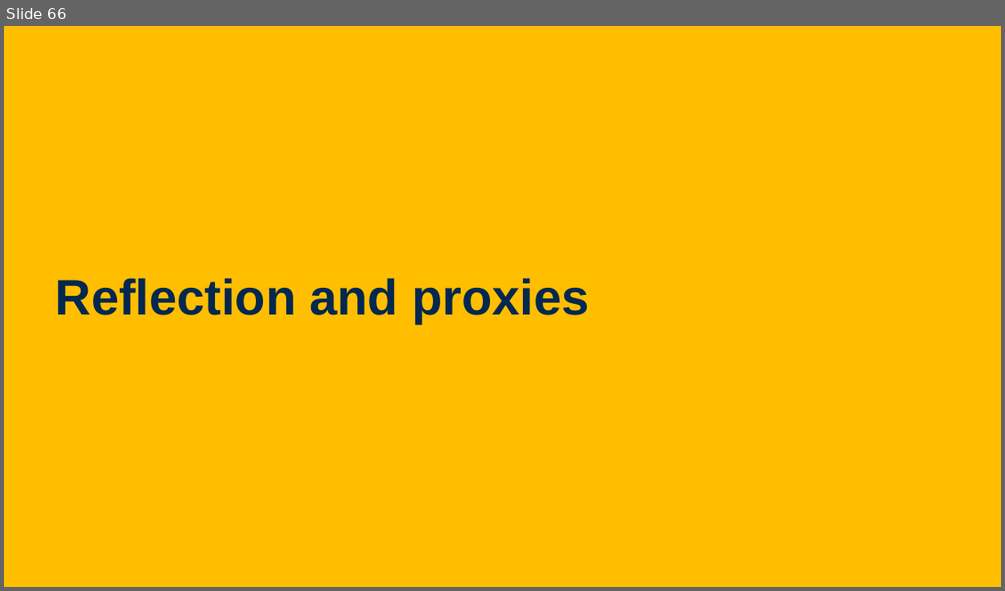
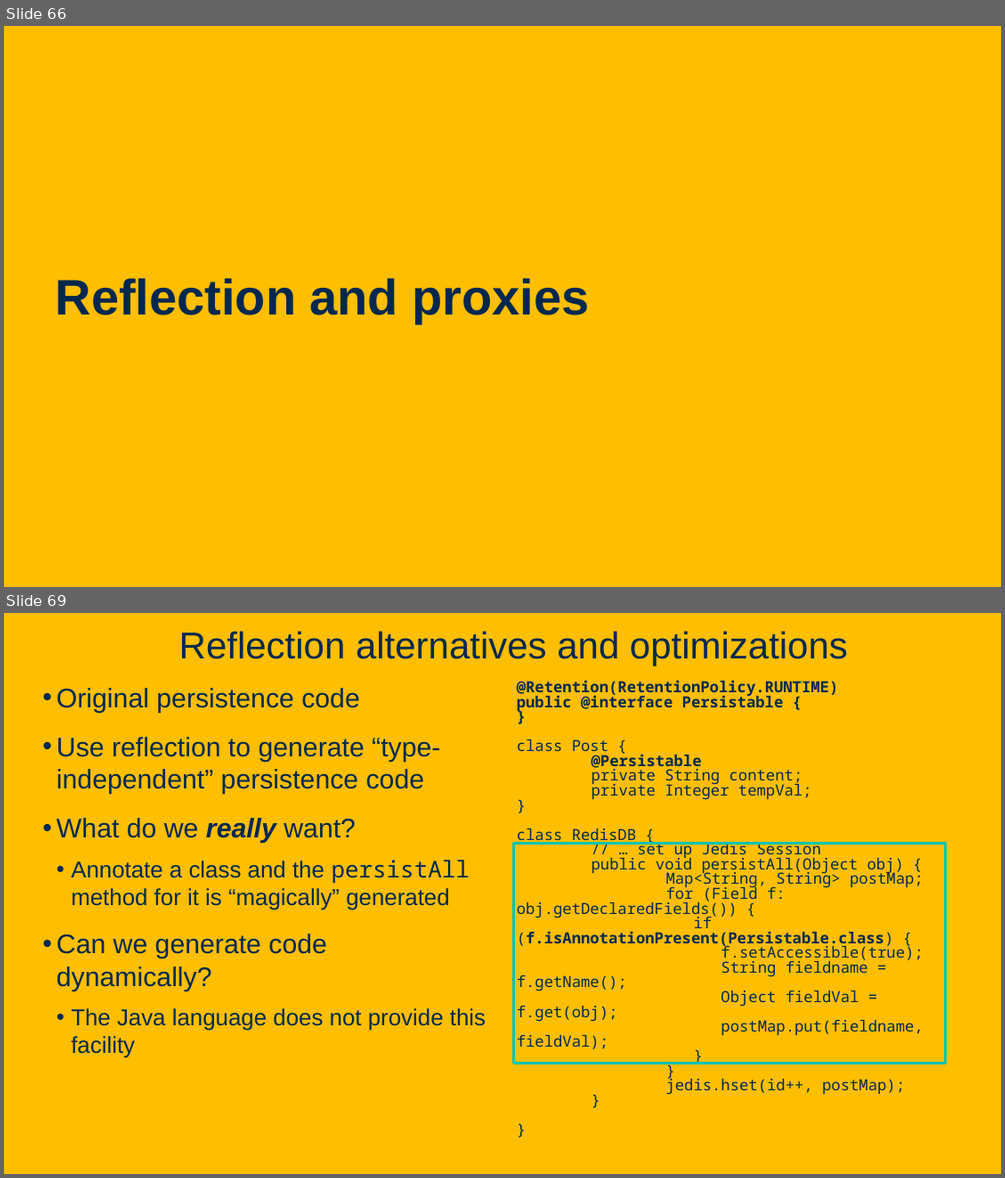
Before and after one commit to davsec-teaching/ecs160-f25, a slide deck: slides/5_annotations_and_reflection.pptx. Shown one above the other, each under a label of ours: slide 66 before the commit, slides 66 and 69 after it; the slides between them are not shown. The pictures are 1005x591 and 1005x1178 pixels, drawn with LibreOffice and Linux fonts; fonts in the diff are those of the drawing; background and template pictures are left out. Boxes give left, top, right and bottom in pixels: in the first picture for what was removed or moved away, otherwise in the second. Text is boxed around its words. In the diff, an @@ line names an element or a change of style, - is before the commit and + after.

```diff
--- a/slides/5_annotations_and_reflection.pptx
+++ b/slides/5_annotations_and_reflection.pptx
@@ slide 69 added at (4, 613, 1001, 1174), background picture (left out) @@
@@ title added at (179, 631, 848, 666), 36 pt, text #022850 @@
+Reflection alternatives and optimizations
@@ text added at (57, 688, 485, 1058), 25.9 pt, text #022850 @@
+• Original persistence code
+• Use reflection to generate “type-independent” persistence code
+• What do we really want?
+  • Annotate a class and the persistAll method for it is “magically” generated
+• Can we generate code dynamically?
+  • The Java language does not provide this facility
@@ text added at (517, 680, 923, 1094), 14.8 pt, text #022850 @@
+@Retention(RetentionPolicy.RUNTIME)
+public @interface Persistable {
+}
+class Post {
+@Persistable
+private String content;
+private Integer tempVal;
+}
+class RedisDB {
+// … set up Jedis Session
+public void persistAll(Object obj) {
+Map<String, String> postMap;
+for (Field f: obj.getDeclaredFields()) {
+if (f.isAnnotationPresent(Persistable.class) {
+f.setAccessible(true);
+String fieldname = f.getName();
+Object fieldVal = f.get(obj);
+postMap.put(fieldname, fieldVal);
+}
+}
+jedis.hset(id++, postMap);
+}
+}
@@ rectangle added at (514, 844, 946, 1063), outline #00C4B2 2.5 pt @@
```
Also in this commit, not shown: 11 slides changed, 4 other slides added.
